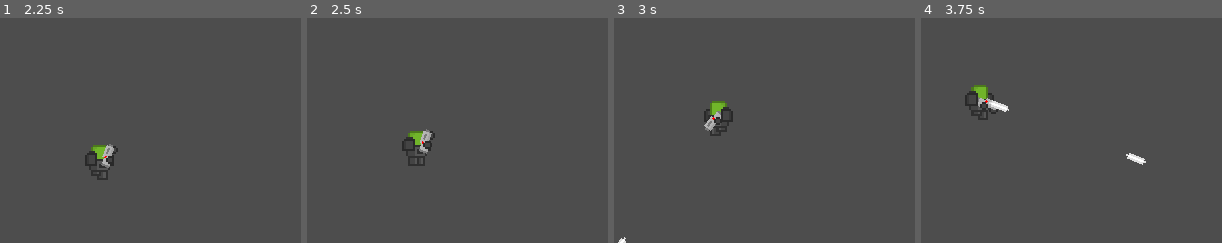
Above: before the commit, frames 1-4 (left to right).
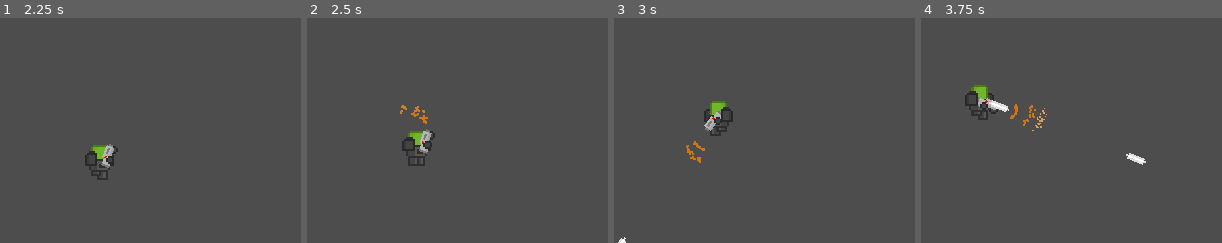
Above: after the commit, the same moments.

Repository: FlexTechDev/TheTitanProject
Game: Godot game, scene res://scenes/testing/playground.tscn
Same seed, same stepped clock (60 frames per second), same inputs: the game is played once before the commit and once after it.
Inputs (mouse positions are % of the whole screen's width and height, from its top left):
- Up to frame 1 (2.25 s): tap Enter at 0.5 s; move the mouse to (63, 45) at 0.52 s; press the mouse at (63, 45) at 0.53 s; hold D (right) 0.53-1.28 s; tap Space (jump) at 0.77, 1.52 s; move the mouse to (7, 55) at 1.27 s; release the mouse at (7, 55) at 1.28 s; hold S (down) 1.28-2.03 s; tap Q (drop) at 1.35 s; click (7, 55) at 1.55 s; move the mouse to (47, 28) at 2.02 s; hold D (right) from 2.03 s (still down); hold E (interact) from 2.03 s (still down)
- Up to frame 2 (2.5 s): keep holding D (right); keep holding E (interact); click (47, 28) at 2.3 s
- Up to frame 3 (3 s): move the mouse to (27, 70) at 2.77 s; release D (right) at 2.78 s; release E (interact) at 2.78 s; hold W (up) from 2.78 s (still down); click (27, 70) at 2.85 s
- Up to frame 4 (3.75 s): tap Space (jump) at 3.02 s; move the mouse to (73, 65) at 3.52 s; release W (up) at 3.53 s; press the mouse at (73, 65) at 3.53 s; hold A (left) from 3.53 s (still down)
The pictures show only the part of the screen within x 22-71%, y 27-77%; the shares and areas given below are measured in that part.

Frame 1 is identical in both runs. In frame 2, 0.2% of the frame differs, in the area x 30-41%, y 38-48%; in frame 3, 0.2%; in frame 4, 0.2%, in the area x 29-42%, y 38-51%.

Commit message:
PARTICLES!!

Diff:
--- /dev/null
+++ b/assets/vfx/particles/muzzle_flashes/AA12_muzzle_flash.tscn
@@ -0,0 +1,40 @@
+[gd_scene load_steps=7 format=3 uid="uid://cgpr7wbqcy8uy"]
+
+[ext_resource type="Script" path="res://scripts/misc/particles_destroy.gd" id="1_qrnvh"]
+
+[sub_resource type="Gradient" id="Gradient_dkfgk"]
+offsets = PackedFloat32Array(0, 0.522761, 1)
+colors = PackedColorArray(0.809651, 0.462173, 0.0806873, 1, 0.807843, 0.462745, 0.0823529, 1, 1, 1, 1, 1)
+
+[sub_resource type="GradientTexture1D" id="GradientTexture1D_ainaj"]
+gradient = SubResource("Gradient_dkfgk")
+
+[sub_resource type="Curve" id="Curve_8ggpm"]
+_data = [Vector2(0, 1), 0.0, 0.0, 0, 0, Vector2(0.502809, 1), 0.0, 0.0, 0, 0, Vector2(1, 0), 0.0, 0.0, 0, 0]
+point_count = 3
+
+[sub_resource type="CurveTexture" id="CurveTexture_i8y6u"]
+curve = SubResource("Curve_8ggpm")
+
+[sub_resource type="ParticleProcessMaterial" id="ParticleProcessMaterial_5jmkv"]
+particle_flag_disable_z = true
+spread = 35.0
+gravity = Vector3(0, 0, 0)
+initial_velocity_min = 70.0
+initial_velocity_max = 80.0
+orbit_velocity_min = 0.0
+orbit_velocity_max = 0.0
+scale_curve = SubResource("CurveTexture_i8y6u")
+color_ramp = SubResource("GradientTexture1D_ainaj")
+turbulence_enabled = true
+turbulence_noise_strength = 0.2
+turbulence_noise_scale = 1.0
+
+[node name="AA12_muzzle_flash" type="GPUParticles2D"]
+emitting = false
+amount = 25
+process_material = SubResource("ParticleProcessMaterial_5jmkv")
+lifetime = 0.3
+one_shot = true
+explosiveness = 1.0
+script = ExtResource("1_qrnvh")
--- a/scenes/weapons/AA12/AA12AssaultRifle.tscn
+++ b/scenes/weapons/AA12/AA12AssaultRifle.tscn
@@ -1,13 +1,15 @@
-[gd_scene load_steps=7 format=3 uid="uid://dv77u831emsml"]
+[gd_scene load_steps=8 format=3 uid="uid://dv77u831emsml"]
 
 [ext_resource type="Script" path="res://scripts/weapon_controller.gd" id="1_vnqo3"]
 [ext_resource type="Texture2D" uid="uid://badayp38pnug0" path="res://assets/weapons/AA_12/AA_12AssaultRifle.png" id="2_onpxc"]
 [ext_resource type="Script" path="res://scripts/resources/AA12_weapon_function.gd" id="2_shu2p"]
 [ext_resource type="PackedScene" uid="uid://dmqa4phqnks8v" path="res://scenes/weapons/bullets/standard_bullet.tscn" id="2_yowvi"]
+[ext_resource type="PackedScene" uid="uid://cgpr7wbqcy8uy" path="res://assets/vfx/particles/muzzle_flashes/AA12_muzzle_flash.tscn" id="3_o5bl0"]
 
 [sub_resource type="Resource" id="Resource_wy8p7"]
 script = ExtResource("2_shu2p")
 bullet = ExtResource("2_yowvi")
+muzzle_flash = ExtResource("3_o5bl0")
 
 [sub_resource type="RectangleShape2D" id="RectangleShape2D_xbb1h"]
 size = Vector2(11, 5)
--- /dev/null
+++ b/scripts/misc/particles_destroy.gd
@@ -0,0 +1,5 @@
+extends GPUParticles2D
+
+func _ready() -> void:
+	await get_tree().create_timer(lifetime).timeout;
+	queue_free();
--- a/scripts/resources/AA12_weapon_function.gd
+++ b/scripts/resources/AA12_weapon_function.gd
@@ -11,6 +11,7 @@
 var weapon_controller: WeaponController;
 
 @export var bullet: PackedScene;
+@export var muzzle_flash: PackedScene;
 
 func _start_shoot(weapon_controller: WeaponController) -> void:
 	super._start_shoot(weapon_controller);
@@ -39,6 +40,14 @@
 	if(shooting):
 		weapon_controller.parent_titan_camera.shake(1);
 
+		var muzzle_flash_instance: GPUParticles2D = muzzle_flash.instantiate();
+		weapon_controller.get_tree().current_scene.add_child(muzzle_flash_instance);
+
+		muzzle_flash_instance.global_position = weapon_controller.barrel_location.global_position;
+		muzzle_flash_instance.global_rotation = weapon_controller.barrel_location.global_rotation;
+
+		muzzle_flash_instance.emitting = true;
+
 		var bullet_instance: Bullet = bullet.instantiate();
 		weapon_controller.get_tree().current_scene.add_child(bullet_instance);
 
